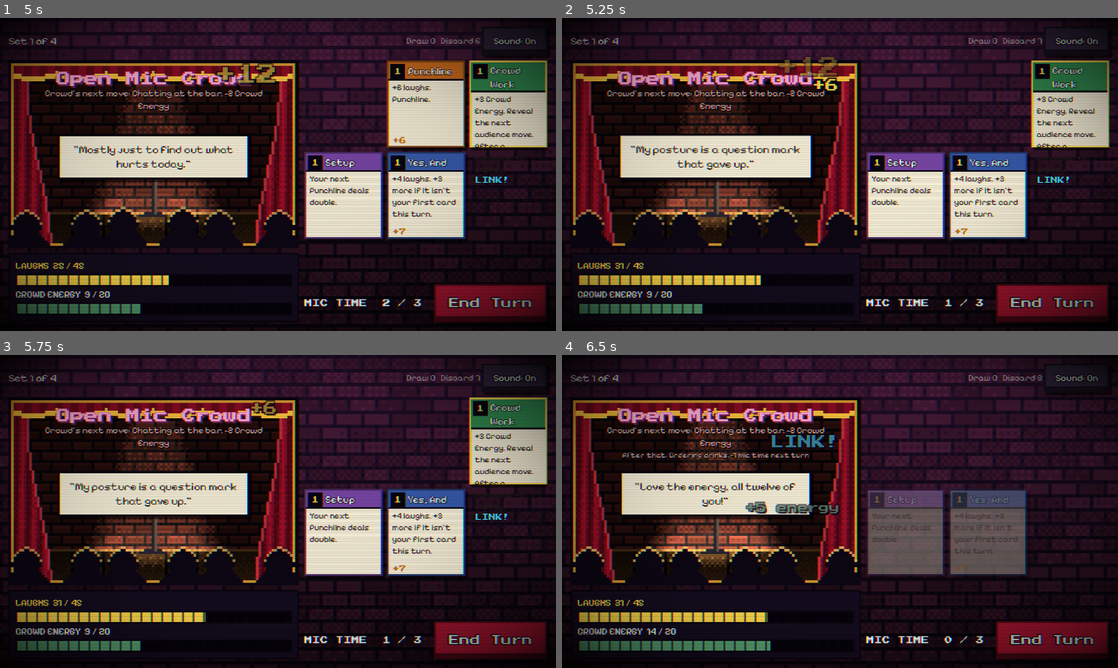
Above: before the commit, frames 1-4 (two rows, left to right).
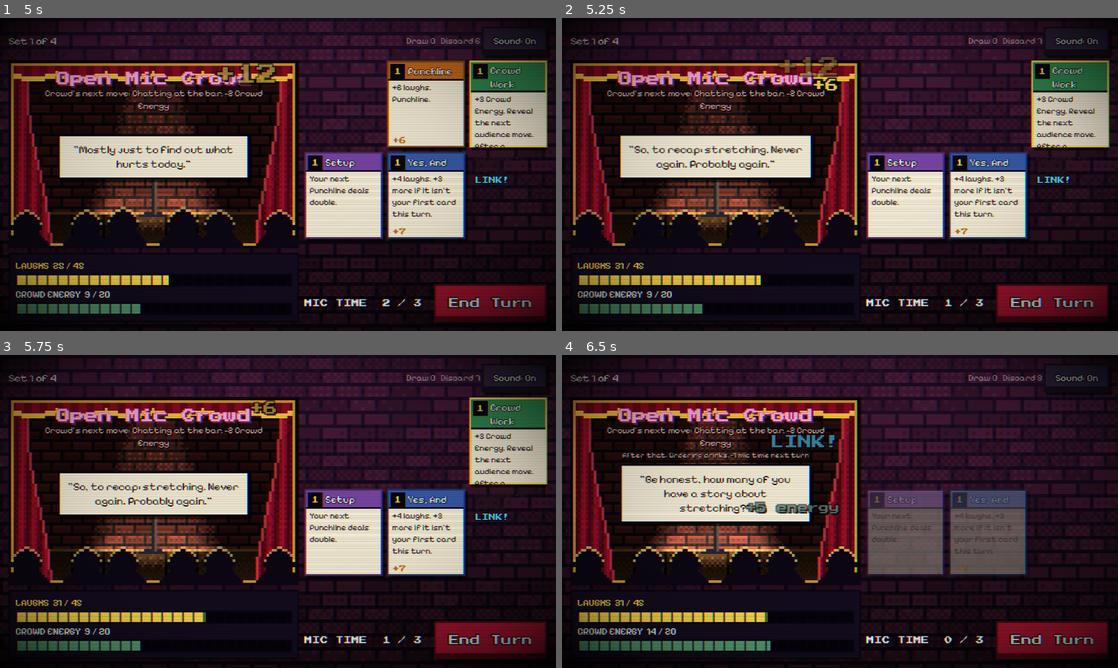
Above: after the commit, the same moments.

Repository: humble-house-studios/killin-in-comedy
Game: Godot game, scene res://scenes/main.tscn
The game is run twice, just before and just after one commit, with the same random seed, the same clock (stepped at 60 frames per second) and the same inputs.
Inputs (mouse positions are in pixels of both pictures, inside the frame that each line leads up to):
- Up to frame 1 (5 s): click "Start your set" at 0.5 s; click (344, 105) at 1.27 s; click (428, 105) at 2.02 s; click (505, 105) at 2.77 s; click "End Turn" at 3.5 s; click (344, 105) at 4.27 s
- Up to frame 2 (5.25 s): click (990, 105) at 5.02 s
- Up to frame 3 (5.75 s): no input
- Up to frame 4 (6.5 s): click (1067, 442) at 5.77 s

Frame 1 is identical in both runs. In frame 2, 0.9% of the frame differs, in the area x 12-44%, y 40-49%; in frame 3, 0.9%; in frame 4, 3.2%, in the area x 10-45%, y 34-55%.

Commit message:
Keep every turn on one joke
Punchline answers the newest Setup; once a joke is live every card riffs on
it (crowd work, read the room, lone punchline too); cards that need a joke
start a fresh one-liner when none is live. Combo test is stricter.

Co-Authored-By: Claude Sonnet 5.5 <noreply@anthropic.com>
Claude-Session: https://claude.ai/code/session_01H22NctnbyhJ5bu34pydiiT

Diff:
--- a/data/jokes.gd
+++ b/data/jokes.gd
@@ -623,4 +623,32 @@
 		"Somebody shout a location! ...{Topic}? Fine.",
 		"Who wants to play {topic} in this scene?",
 	],
+	"punchline": [
+		"And that, folks, is the whole problem with {topic}.",
+		"I'm not saying {topic} ruined my life. I'm saying it tried.",
+		"Honestly? {Topic} deserved better. And so did I.",
+		"That's what I get for trusting {topic}.",
+		"Nobody warned me about {topic}. Nobody ever does.",
+		"And THAT'S why I stopped asking about {topic}.",
+		"Turns out {topic} had been the easy part.",
+		"I asked the universe about {topic}. The universe laughed. It's on tape.",
+		"So, to recap: {topic}. Never again. Probably again.",
+		"Which is why I said no to {topic} twice. It didn't take.",
+	],
+	"crowd_work": [
+		"Show of hands: who else has dealt with {topic}?",
+		"Be honest, how many of you have a story about {topic}?",
+		"Has anyone here survived {topic}? Stand up. Bow.",
+		"Who here's had {topic} ruin their week? Don't be shy.",
+	],
+	"read_the_room": [
+		"Some of you laughed at {topic}, some blinked. I'll take it.",
+		"Okay, {topic} is working on this side. The other side is on their phones.",
+		"Is {topic} landing? Blink twice if it is.",
+	],
+	"second_wind": [
+		"*sips water, still thinking about {topic}*",
+		"*deep breath* Okay. Back to {topic}.",
+		"*wipes forehead* {Topic} takes a lot out of a person.",
+	],
 }
--- a/engine/patter.gd
+++ b/engine/patter.gd
@@ -7,23 +7,21 @@
 ## cards riff on the joke that's live ("thread") so a turn hangs together.
 ## Lives for a whole run so later sets get fresh material.
 
-const FALLBACK_CALLBACK := "Remember the guy at the bar?"
-## Callback with nothing to call back to yet.
-const FALLBACK_CALLBACKS := [
-	FALLBACK_CALLBACK,
-	"Remember that thing from earlier? Yeah. That.",
-	"This is a callback to a joke I haven't told yet. Spoilers!",
-	"Callback! To... the vibe. We all felt it.",
-]
+## Cards whose lines only make sense after a joke. Played with nothing live,
+## they tell a fresh one-liner instead, which becomes the joke to follow up.
+const NEEDS_A_JOKE := ["yes_and", "heighten", "riff", "act_out", "spit_take", "rule_of_three",
+	"crowd_favorite", "tag"]
 ## Chance a Setup/one-liner stays on the current theme, and that a card
-## riffs on the live joke instead of using a stock line. Under 1 so sets vary.
-const THEME_CHANCE := 0.7
-const RIFF_CHANCE := 0.7
+## riffs on the live joke instead of using a stock line. Both are 1: a joke
+## that's been started is followed through, so a turn always makes sense.
+const THEME_CHANCE := 1.0
+const RIFF_CHANCE := 1.0
 
 var _rng := RandomNumberGenerator.new()
 ## Pool name -> indices not yet used this cycle.
 var _bags := {}
-## Jokes set up and waiting for a punchline, oldest first.
+## Jokes set up and waiting for a punchline, newest last. A Punchline finishes
+## the newest, so it always answers the Setup you just heard.
 var _pending: Array = []
 ## Topics joked about this set, for callbacks.
 var _topics: Array[String] = []
@@ -57,12 +55,14 @@
 		return _punchline(card)
 	if card.laughs_per_card_this_set > 0:
 		return _callback()
+	if _thread == "" and card.id in NEEDS_A_JOKE:
+		return _fresh_bit()
+	var threaded := _threaded(card.id)
+	if threaded != "":
+		return threaded
 	if card.reveals_intent and card.id != "read_the_room":
 		var pool: Array = Jokes.CROWD_WORK.get(audience_id, []) + Jokes.CROWD_WORK["any"]
 		return _draw("crowd_" + audience_id, pool)
-	var threaded := _threaded(card.id)
-	if threaded != "":
-		return threaded
 	if Jokes.CARD_LINES.has(card.id):
 		return _draw(card.id, Jokes.CARD_LINES[card.id])
 	return card.line
@@ -90,7 +90,7 @@
 
 func _punchline(card: CardData) -> String:
 	if not _pending.is_empty():
-		var joke: Dictionary = _pending.pop_front()
+		var joke: Dictionary = _pending.pop_back()
 		_topics.append(joke.topic)
 		_set_thread(joke.topic)
 		return joke.punch
@@ -98,11 +98,17 @@
 	if threaded != "":
 		return threaded
 	if card.id == "tag":
-		return _draw("tags", Jokes.TAGS)
+		return _fresh_bit()
 	if card.id == "big_finish" or card.id == "mic_drop":
 		return _draw("closers", Jokes.CLOSERS)
+	return _fresh_bit()
+
+
+## A stand-alone one-liner. It becomes the live joke other cards riff on.
+func _fresh_bit() -> String:
 	var one: Dictionary = _draw("one_liners", Jokes.ONE_LINERS, _theme)
-	_topics.append(one.topic)
+	if not _topics.has(one.topic):
+		_topics.append(one.topic)
 	_set_thread(one.topic)
 	return one.line
 
@@ -112,7 +118,7 @@
 	if _thread != "" and not options.has(_thread):
 		options.append(_thread)
 	if options.is_empty():
-		return _draw("fallback_callbacks", FALLBACK_CALLBACKS)
+		return _fresh_bit()
 	var topic: String = options[_rng.randi_range(0, options.size() - 1)]
 	var template: String = _draw("callbacks", Jokes.CALLBACKS)
 	_set_thread(topic)
--- a/tests/test_combos.gd
+++ b/tests/test_combos.gd
@@ -50,41 +50,36 @@
 				pending.append(joke)
 				thread = joke.topic
 		elif _is_punch_card(card) and not pending.is_empty():
-			var joke: Dictionary = pending.pop_front()
+			var joke: Dictionary = pending.pop_back()
 			if line != joke.punch:
 				problems.append("punch doesn't match its setup (%s) %s" % [joke.punch, where])
 			joked.append(joke.topic)
 			thread = joke.topic
-		elif card.is_punchline and card.id == "punchline":
+		elif thread == "" and (card.id == "tag" or card.id == "punchline" or card.laughs_per_card_this_set > 0 \
+				or card.id in Patter.NEEDS_A_JOKE):
 			var one := {}
 			for o in Jokes.ONE_LINERS:
 				if o.line == line:
 					one = o
 			if one.is_empty():
-				problems.append("lone punchline isn't a one-liner " + where)
+				problems.append("nothing live, so should be a fresh one-liner " + where)
 			else:
 				joked.append(one.topic)
 				thread = one.topic
+		elif card.id == "punchline" and thread != "":
+			if not _mentions(line, thread):
+				problems.append("punchline ignores the live joke (%s) %s" % [thread, where])
 		elif card.laughs_per_card_this_set > 0:
 			var options := joked.duplicate()
 			if thread != "":
 				options.append(thread)
-			if options.is_empty():
-				if not Patter.FALLBACK_CALLBACKS.has(line):
-					problems.append("callback with nothing to call back " + where)
-			elif not options.any(func(t): return _mentions(line, t)):
+			if not options.any(func(t): return _mentions(line, t)):
 				problems.append("callback to something never joked about " + where)
 			else:
 				thread = options.filter(func(t): return _mentions(line, t))[0]
 		elif Jokes.TOPIC_LINES.has(id) and thread != "":
-			# Either riffs on the live joke, or is a stock line that names no
-			# topic and so can't clash with it.
-			var stock: Array = Jokes.CARD_LINES.get(id, []) + (Jokes.TAGS if id == "tag" else []) \
-				+ (Jokes.CLOSERS if id == "big_finish" or id == "mic_drop" else [])
-			if not _mentions(line, thread) and not stock.has(line):
-				problems.append("neither on topic (%s) nor a stock line %s" % [thread, where])
-			if id == "tag" and not _mentions(line, thread):
-				problems.append("tag after a joke ignores it " + where)
+			if not _mentions(line, thread):
+				problems.append("ignores the live joke (%s) %s" % [thread, where])
 		if p._thread != thread and not (card.laughs_per_card_this_set > 0):
 			problems.append("thread is '%s', expected '%s' %s" % [p._thread, thread, where])
 	return problems
--- a/tests/test_patter.gd
+++ b/tests/test_patter.gd
@@ -40,6 +40,7 @@
 	var p := Patter.new(5)
 	var seen := {}
 	for i in Jokes.ONE_LINERS.size():
+		p.start_set()  # nothing live, so each Punchline is a fresh one-liner
 		seen[p.line_for(CardLibrary.card("punchline"))] = true
 	assert_eq(seen.size(), Jokes.ONE_LINERS.size())
 
@@ -54,9 +55,10 @@
 	assert_false(line.contains("{"), line)
 
 
-func test_callback_with_nothing_to_call_back() -> void:
+func test_callback_with_nothing_to_call_back_tells_a_fresh_joke() -> void:
 	var p := Patter.new(2)
-	assert_has(Patter.FALLBACK_CALLBACKS, p.line_for(CardLibrary.card("callback")))
+	var line := p.line_for(CardLibrary.card("callback"))
+	assert_true(Jokes.ONE_LINERS.any(func(o): return o.line == line), line)
 
 
 func test_crowd_work_fits_the_crowd() -> void:
@@ -86,18 +88,25 @@
 		assert_ne(Jokes.theme_of(joke.topic), "", joke.topic)
 
 
-func test_setups_mostly_stay_on_theme() -> void:
-	var same := 0
-	var total := 0
+func test_setups_stay_on_theme() -> void:
 	for seed in 40:
 		var p := Patter.new(seed)
 		p.line_for(CardLibrary.card("setup"))
 		var theme: String = p._theme
 		p.line_for(CardLibrary.card("setup"))
-		same += 1 if p._theme == theme else 0
-		total += 1
-	assert_gt(same, total / 2, "%d of %d stayed on theme" % [same, total])
-	assert_lt(same, total, "should still vary now and then")
+		assert_eq(p._theme, theme)
+
+
+func test_punchline_answers_the_newest_setup() -> void:
+	var p := Patter.new(3)
+	var first := p.line_for(CardLibrary.card("setup"))
+	var second := p.line_for(CardLibrary.card("setup"))
+	var punch := p.line_for(CardLibrary.card("punchline"))
+	var joke := {}
+	for j in Jokes.JOKES:
+		if j.setup == second:
+			joke = j
+	assert_eq(punch, joke.punch, "after '%s' / '%s'" % [first, second])
 
 
 func test_other_cards_riff_on_the_live_joke() -> void:
@@ -109,9 +118,12 @@
 		var line := p.line_for(CardLibrary.card("heighten"))
 		assert_false(line.contains("{"), line)
 		riffed += 1 if line.to_lower().contains(topic.to_lower()) else 0
-	assert_gt(riffed, 20)
+	assert_eq(riffed, 40)
 
 
-func test_no_riffing_before_any_joke() -> void:
+func test_follow_up_cards_with_no_joke_start_one() -> void:
 	var p := Patter.new(8)
-	assert_has(Jokes.CARD_LINES["heighten"], p.line_for(CardLibrary.card("heighten")))
+	var line := p.line_for(CardLibrary.card("heighten"))
+	assert_true(Jokes.ONE_LINERS.any(func(o): return o.line == line), line)
+	var next := p.line_for(CardLibrary.card("yes_and"))
+	assert_true(next.to_lower().contains(p._thread.to_lower()), next)
